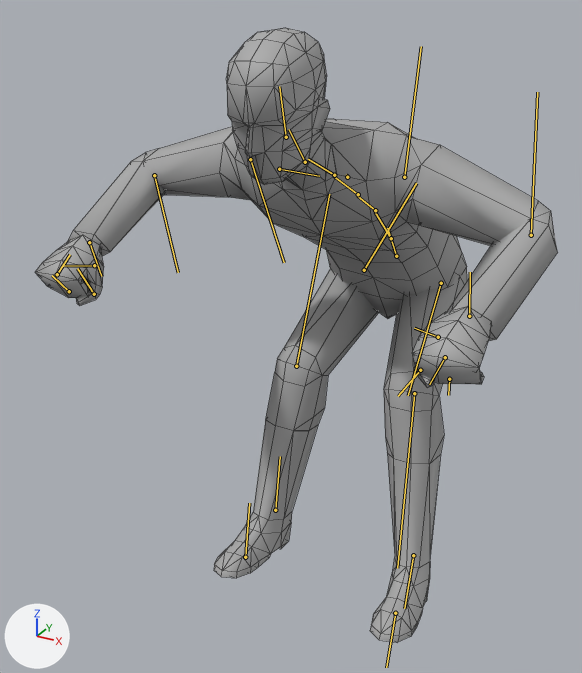
An edit to the FBX model Assets/Arts/Animation/Character_Model_Backwards.fbx, drawn before and after from the same camera.
The view is the same before and after, from a 50 mm lens placed at (0.767, -1.461, 1.943), pointed at (-0.102, 0.119, 1.153). The axes (+X, +Y, +Z) are drawn at lower left. The lights are the same throughout. Both versions are drawn at frame 1 of the action 'Take 001'; the numbers are the values there. The bones that bend it are drawn over the model as lines. Mesh edges are drawn as thin lines.

The first picture shows 'Boots_01_M_01_01', 'Gloves_01_M_01_01', 'Head_01_M_01_01', 'Suit_01_M_01_01'.
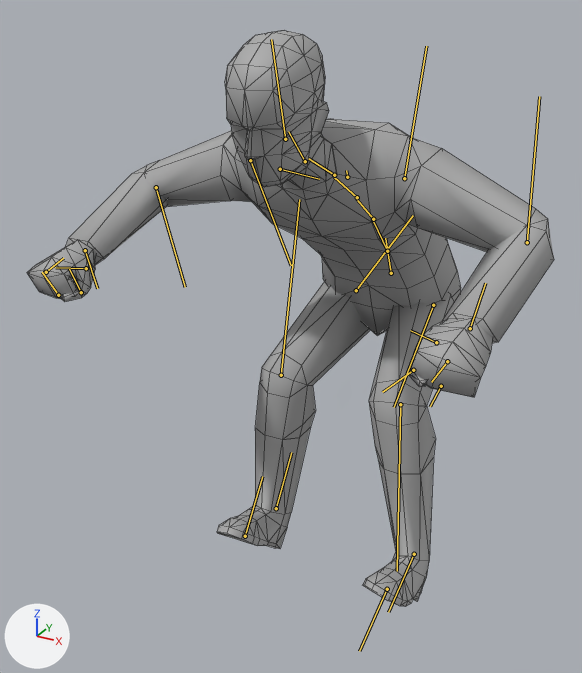
What the commit changed:
Bone 'Root' (bone_root) moves from (0.0, 22.8, -48.4) to (0.0, 19.1, -44.8).
Bone 'Root' (bone_root) turns from (38, 0, 0) to (25, 0, 0) degrees about its own x, y and z.
Bone 'RightUpLeg' (bone_rightupleg) turns from (-97, -4, -1) to (-93, -5, -2) degrees about its own x, y and z.
Bone 'RightLeg' (bone_rightleg) turns from (44, -2, -2) to (63, -2, -3) degrees about its own x, y and z.
Bone 'RightFoot' (bone_rightfoot) turns from (5, 5, 4) to (-33, 11, 3) degrees about its own x, y and z.
Bone 'Hips' (bone_hips) turns from (12, 0, 0) to (20, 0, 0) degrees about its own x, y and z.
Bone 'Spine' (bone_spine) turns from (12, 0, 0) to (10, 0, 0) degrees about its own x, y and z.
Bone 'Spine1' (bone_spine1) turns from (1, 0, 0) to (5, 0, 0) degrees about its own x, y and z.
Bone 'Spine2' (bone_spine2) turns from (3, 0, 0) to (5, 0, 0) degrees about its own x, y and z.
Bone 'Neck' (bone_neck) turns from (-24, 0, 0) to (-20, 0, 0) degrees about its own x, y and z.
Bone 'Neck1' (bone_neck1) turns from (-28, 0, 0) to (-30, 0, 0) degrees about its own x, y and z.
Bone 'RightShoulder' (bone_rightshoulder) turns from (8, 3, 0) to (5, 2, 0) degrees about its own x, y and z.
Bone 'RightArm' (bone_rightarm) turns from (-56, -9, 23) to (-53, -14, 21) degrees about its own x, y and z.
Bone 'RightForeArm' (bone_rightforearm) turns from (13, -77, 1) to (9, -73, 5) degrees about its own x, y and z.
Bone 'RightHand' (bone_righthand) turns from (0, 5, 3) to (-4, 6, 13) degrees about its own x, y and z.
Bone 'RightHandThumb1' (bone_righthandthumb1) turns from (6, -2, -56) to (4, -1, -57) degrees about its own x, y and z.
Bone 'LeftShoulder' (bone_leftshoulder) turns from (8, 3, 0) to (5, 2, 0) degrees about its own x, y and z.
Bone 'LeftArm' (bone_leftarm) turns from (-54, -13, 22) to (-54, -15, 23) degrees about its own x, y and z.
Bone 'LeftForeArm' (bone_leftforearm) turns from (12, -75, 2) to (8, -70, 5) degrees about its own x, y and z.
Bone 'LeftHand' (bone_lefthand) moves from (-0.4, 1.9, 0.1) to (0.0, 0.0, 0.0).
Bone 'LeftHand' (bone_lefthand) turns from (1, 7, 7) to (-10, 6, 14) degrees about its own x, y and z.
Bone 'LeftUpLeg' (bone_leftupleg) turns from (-97, -6, 2) to (-93, -5, -2) degrees about its own x, y and z.
Bone 'LeftLeg' (bone_leftleg) turns from (44, -2, -2) to (62, -2, -3) degrees about its own x, y and z.
Bone 'LeftFoot' (bone_leftfoot) turns from (7, 6, 5) to (-29, 13, 11) degrees about its own x, y and z.

Where the change shows, as pixel boxes [x1, y1, x2, y2] in the pictures (582 x 673 px):
'Suit_01_M_01_01', posed: before [68, 118, 557, 464]; after [66, 119, 554, 474]
'Boots_01_M_01_01', posed (20% shorter): before [214, 420, 441, 642]; after [217, 428, 434, 606]
'Head_01_M_01_01', posed: before [226, 28, 337, 200]; after [225, 30, 337, 200]
'Gloves_01_M_01_01', posed: before [35, 234, 492, 387]; after [27, 241, 492, 397]
bone 'Root', root to tip: before (396, 256) to (387, 228); after (391, 273) to (385, 238)
bone 'RightUpLeg', root to tip: before (364, 270) to (416, 183); after (356, 290) to (413, 215)
bone 'RightLeg', root to tip: before (296, 366) to (329, 194); after (281, 375) to (299, 199)
bone 'RightFoot', root to tip: before (275, 510) to (280, 456); after (276, 508) to (291, 452)
bone 'Hips', root to tip: before (391, 238) to (375, 212); after (387, 251) to (373, 220)
bone 'Spine', root to tip: before (375, 210) to (357, 196); after (373, 219) to (356, 199)
bone 'Spine1', root to tip: before (358, 194) to (334, 176); after (357, 197) to (334, 177)
bone 'Spine2', root to tip: before (334, 175) to (308, 159); after (334, 175) to (308, 158)
bone 'Neck', root to tip: before (305, 162) to (289, 129); after (305, 161) to (288, 131)
bone 'Neck1', root to tip: before (286, 137) to (279, 86); after (285, 139) to (271, 39)
bone 'RightShoulder', root to tip: before (279, 169) to (319, 176); after (280, 169) to (319, 179)
bone 'RightArm', root to tip: before (250, 159) to (284, 262); after (250, 160) to (291, 265)
bone 'RightForeArm', root to tip: before (154, 175) to (178, 272); after (156, 187) to (185, 287)
bone 'RightHand', root to tip: before (89, 242) to (101, 276); after (85, 250) to (97, 288)
bone 'RightHandThumb1', root to tip: before (94, 294) to (77, 268); after (81, 292) to (69, 269)
bone 'LeftShoulder', root to tip: before (347, 177) to (346, 174); after (347, 177) to (346, 170)
bone 'LeftArm', root to tip: before (404, 177) to (421, 46); after (404, 178) to (426, 46)
bone 'LeftForeArm', root to tip: before (531, 235) to (537, 92); after (527, 242) to (539, 96)
bone 'LeftHand', root to tip: before (469, 316) to (470, 272); after (470, 328) to (485, 283)
bone 'LeftUpLeg', root to tip: before (441, 283) to (408, 395); after (433, 305) to (394, 407)
bone 'LeftLeg', root to tip: before (414, 393) to (397, 568); after (400, 404) to (397, 571)
bone 'LeftFoot', root to tip: before (413, 555) to (404, 608); after (414, 554) to (388, 612)
